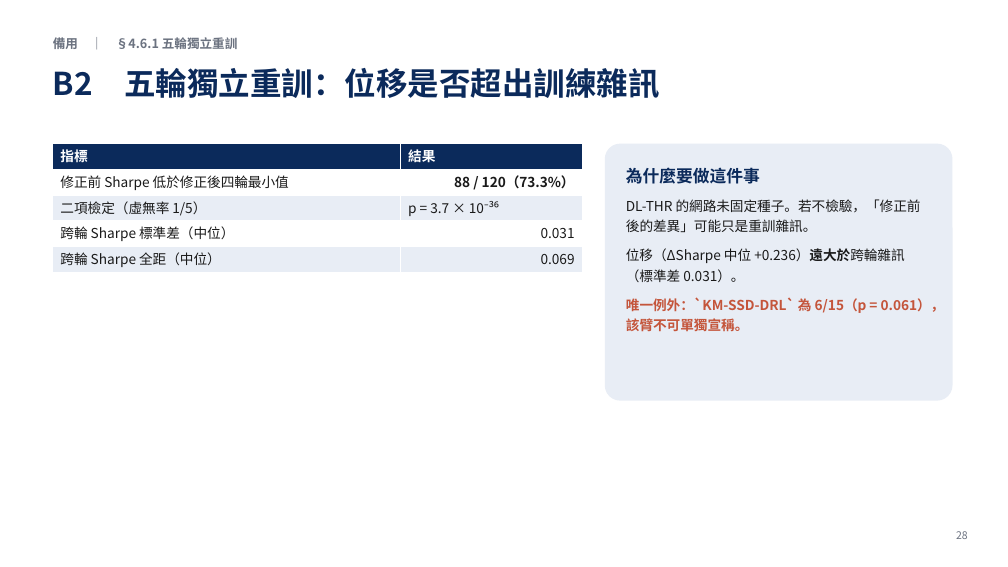
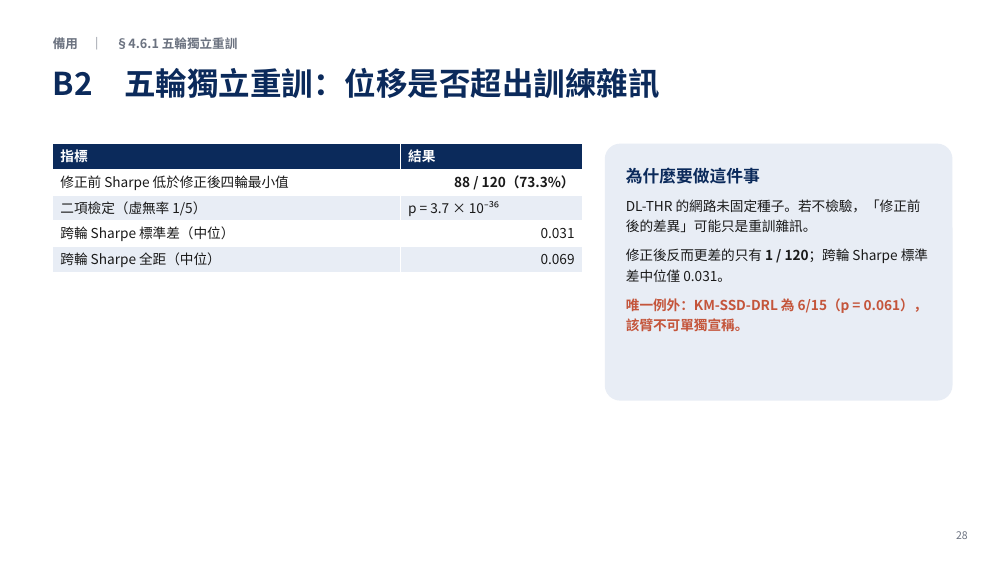
Before and after one commit to LerajieAsta/pairtrade_trainingproject, a slide deck: slide 28 of thesis/1150922.pptx. Drawn at 1008x567 pixels with LibreOffice and Linux fonts; fonts in the diff are those of the drawing. Boxes give left, top, right and bottom in pixels: in the first picture for what was removed or moved away, otherwise in the second. Text is boxed around its words. In the diff, an @@ line names an element or a change of style, - is before the commit and + after.

```diff
--- a/thesis/1150922.pptx
+++ b/thesis/1150922.pptx
@@ text in rounded rectangle at bbox=[626, 248, 928, 332]: text changed @@
-位移（ΔSharpe 中位 +0.236）遠大於跨輪雜訊（標準差 0.031）。
-唯一例外：`KM-SSD-DRL` 為 6/15（p = 0.061），該臂不可單獨宣稱。
+修正後反而更差的只有 1 / 120；跨輪 Sharpe 標準差中位僅 0.031。
+唯一例外：KM-SSD-DRL 為 6/15（p = 0.061），該臂不可單獨宣稱。
```
Also in this commit, not shown: 2 other slides changed, 5 other files.
